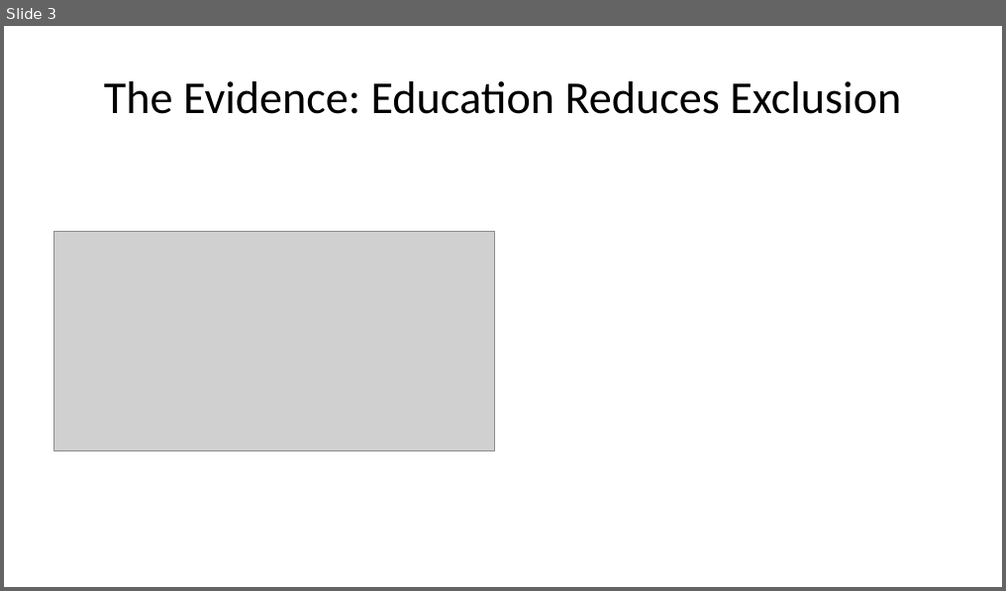
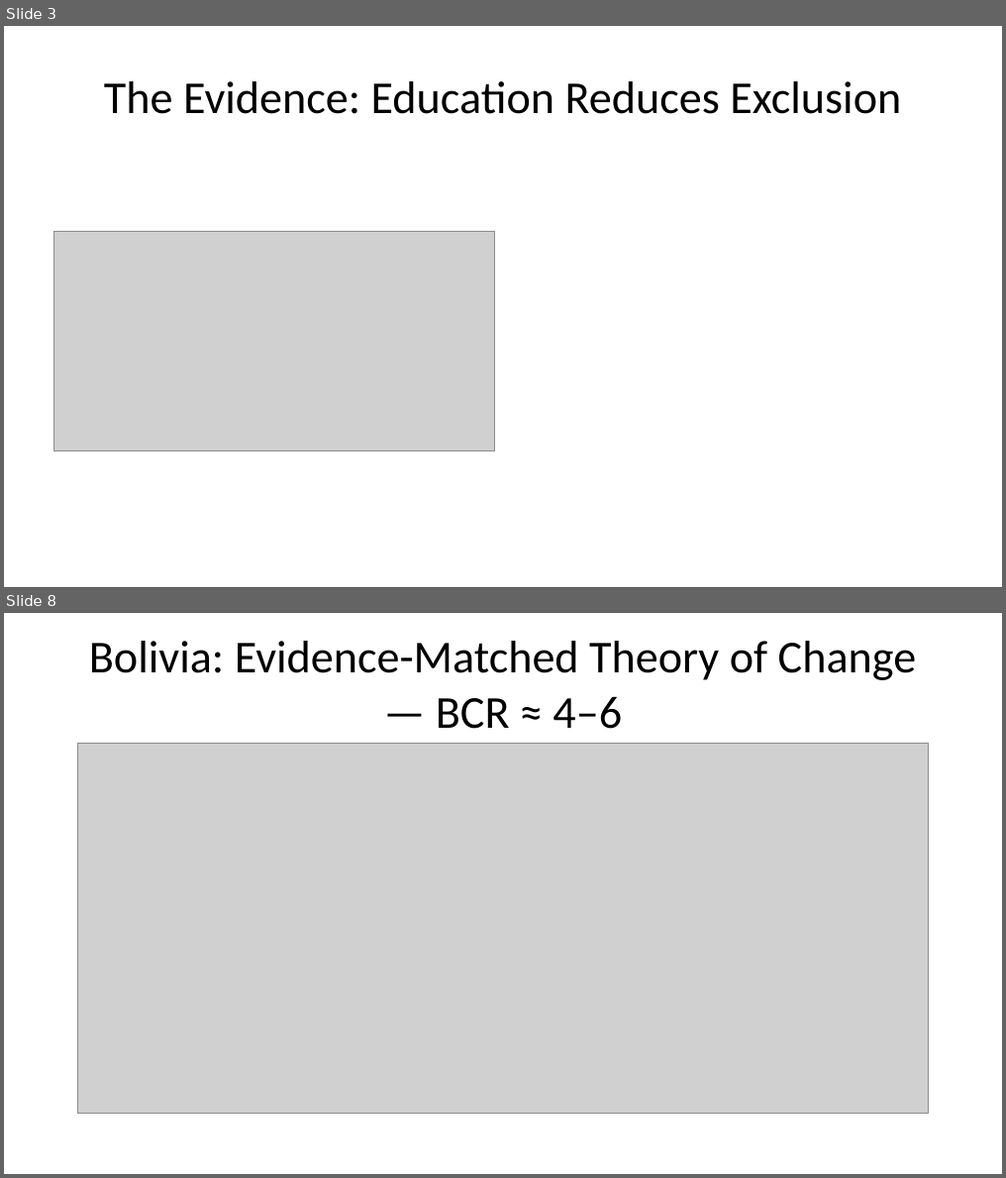
Before and after one commit to hgrueso/nepal-cost-of-inaction, a slide deck: reports/nepal_slides_short.pptx. Shown one above the other, each under a label of ours: slide 3 before the commit, slides 3 and 8 after it; the slides between them are not shown. The pictures are 1006x591 and 1006x1178 pixels, drawn with LibreOffice and Linux fonts; fonts in the diff are those of the drawing; grey boxes stand for pictures. Boxes give left, top, right and bottom in pixels: in the first picture for what was removed or moved away, otherwise in the second. Text is boxed around its words. In the diff, an @@ line names an element or a change of style, - is before the commit and + after.

Commit message:
Slides updated to census-anchored CoI, age disaggregation, split figures, employment-first recommendations

```diff
--- a/reports/nepal_slides_short.pptx
+++ b/reports/nepal_slides_short.pptx
@@ slide 8 added at (4,613,1002,1174), background #FFFFFF @@
@@ title added at (89,641,917,729), 33 pt, text #000000 @@
+Bolivia: Evidence-Matched Theory of Change — BCR ≈ 4–6
@@ picture added at (78,744,929,1114) @@
```
Also in this commit, not shown: 3 slides changed, 3 other slides added, 4 other files.
